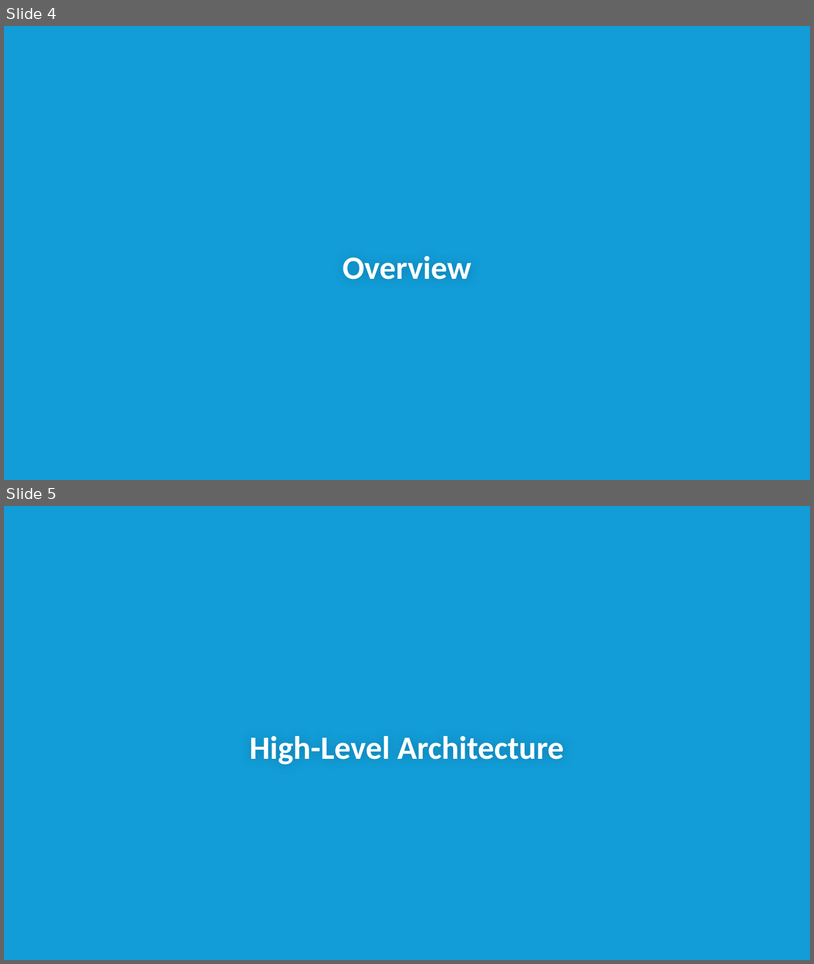
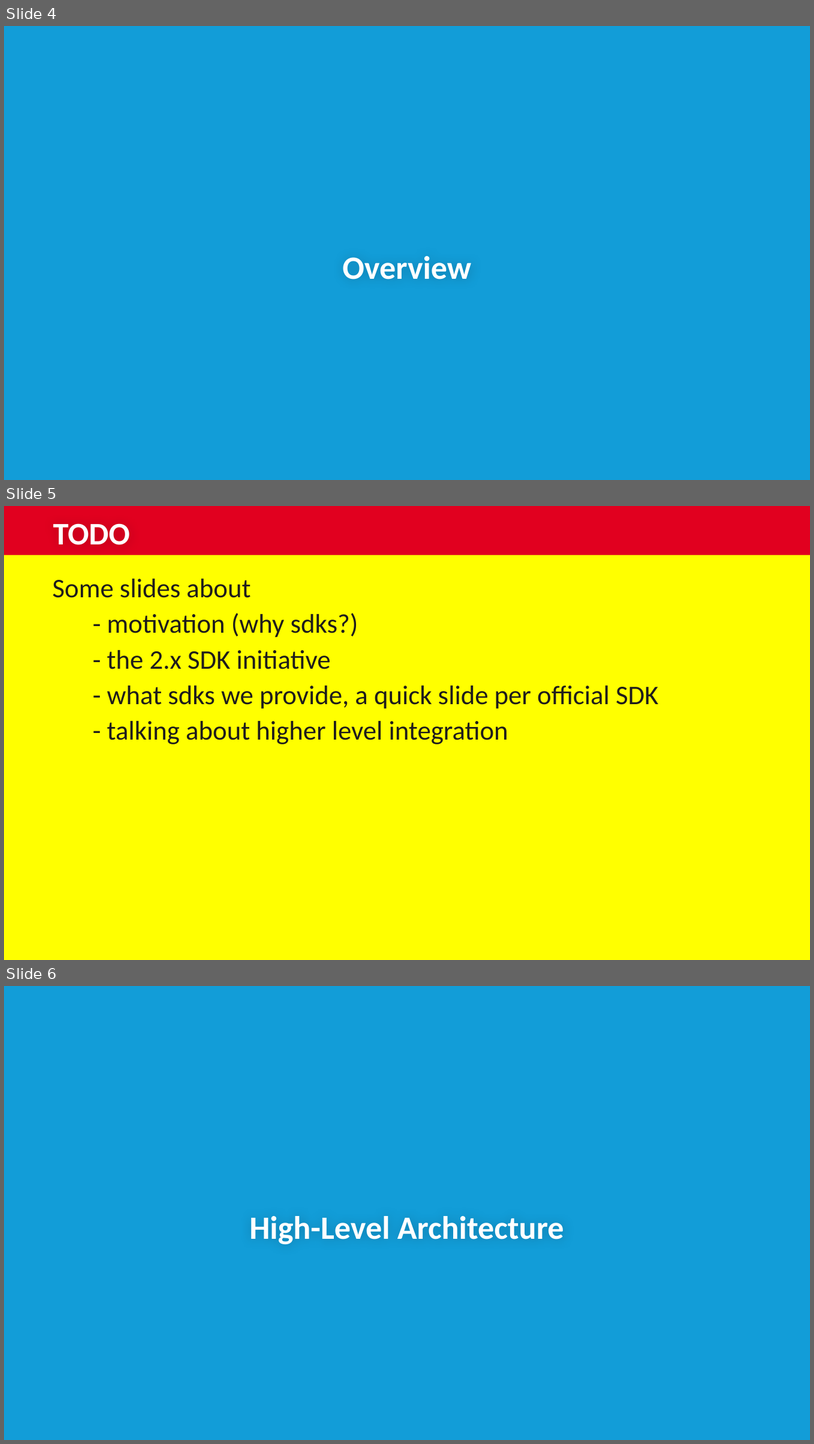
Before and after one commit to subalakr/workshop, a slide deck: server/presentations/02_SDKs.pptx. Shown one above the other, each under a label of ours: slides 4 and 5 before the commit, slides 4, 5 and 6 after it. The pictures are 814x964 and 814x1444 pixels, drawn with LibreOffice and Linux fonts; fonts in the diff are those of the drawing; background and template pictures are left out. Boxes give left, top, right and bottom in pixels: in the first picture for what was removed or moved away, otherwise in the second. Text is boxed around its words. In the diff, an @@ line names an element or a change of style, - is before the commit and + after.

Commit message:
adding todo slides on content to add

```diff
--- a/server/presentations/02_SDKs.pptx
+++ b/server/presentations/02_SDKs.pptx
@@ slide 5 added at (x1=4, y1=506, x2=810, y2=960), background #FFFFFF @@
@@ rectangle added at (x1=4, y1=506, x2=810, y2=558), fill #E1001F @@
@@ title added at (x1=53, y1=523, x2=130, y2=545), 28 pt, text #FFFFFF, bold @@
+TODO
@@ rectangle added at (x1=4, y1=555, x2=810, y2=960), fill #FFFF00 @@
@@ text added at (x1=53, y1=579, x2=659, y2=744), 24 pt, text #1E1C1C @@
+Some slides about
+- motivation (why sdks?)
+- the 2.x SDK initiative
+- what sdks we provide, a quick slide per official SDK
+- talking about higher level integration
@@ what was slide 5 is now slide 6 @@
```
Also in this commit, not shown: 2 other slides added.
